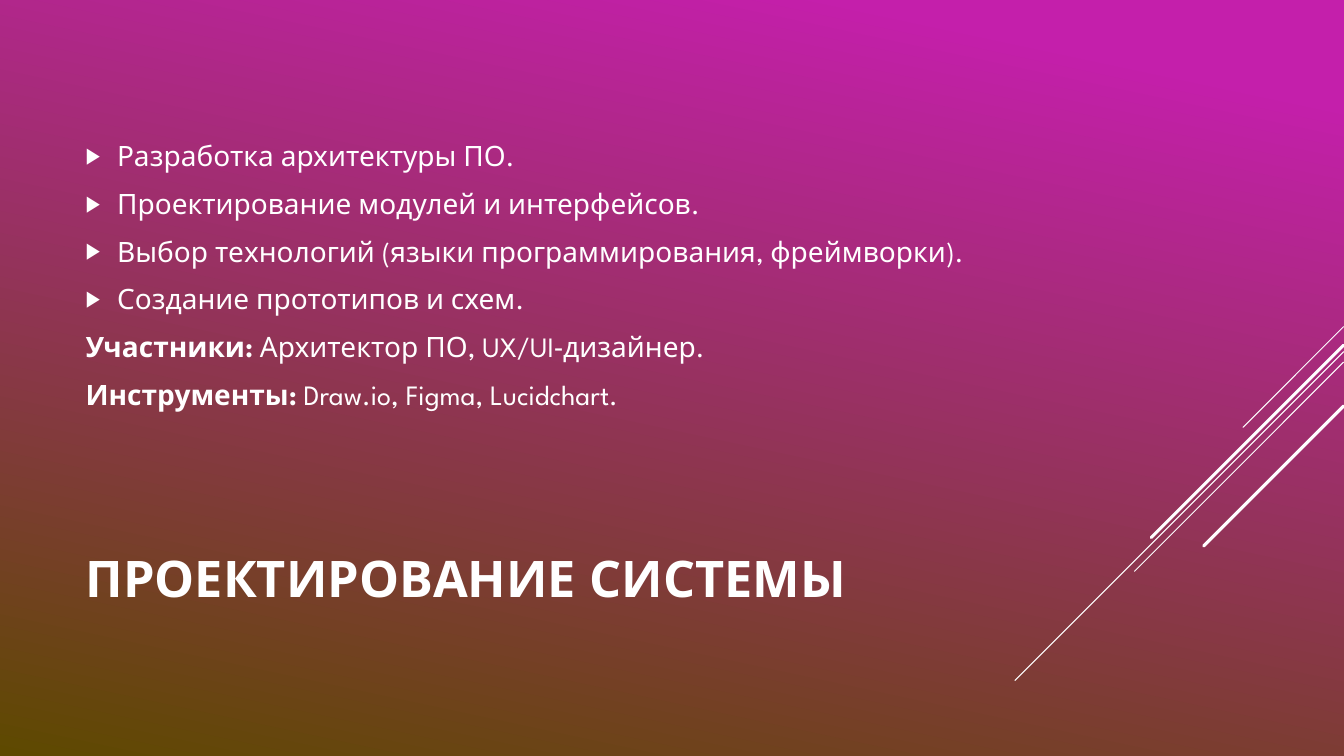
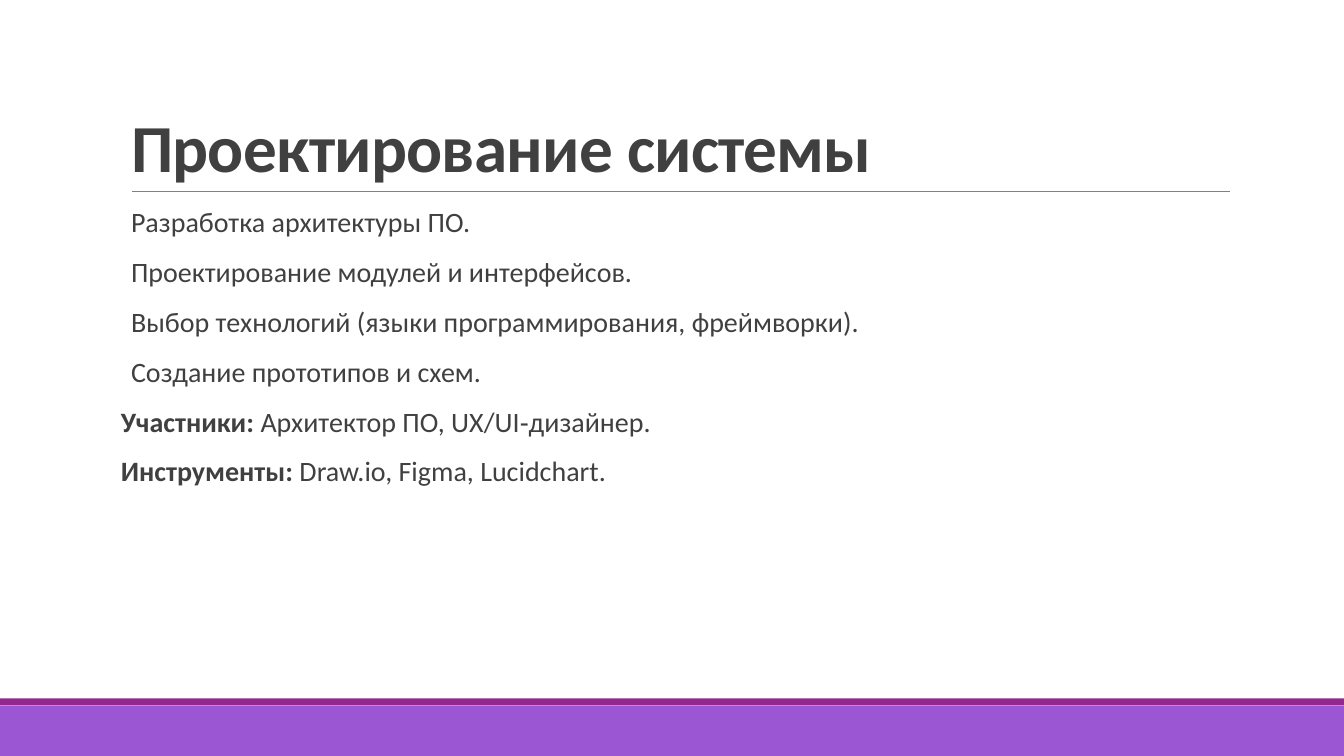
Before and after one commit to ArSu7/-, a slide deck: slide 6 of Жизненный.pptx. Drawn at 1344x756 pixels with LibreOffice and Linux fonts; fonts in the diff are those of the drawing. Boxes give left, top, right and bottom in pixels: in the first picture for what was removed or moved away, otherwise in the second. Text is boxed around its words. In the diff, an @@ line names an element or a change of style, - is before the commit and + after.

```diff
--- a/Жизненный.pptx
+++ b/Жизненный.pptx
@@ background gradient #C51FAB to #5E4A00 to #FFFFFF @@
@@ title "Проектирование системы" at (131, 128, 871, 183): vertical alignment middle to bottom @@
@@ title at (131, 128, 871, 183): text changed; size 36 to 48 pt; font League Spartan to Calibri; text colour #FFFFFF to #404040 @@
-ПРОЕКТИРОВАНИЕ СИСТЕМЫ
+Проектирование системы
@@ text "Разработка архитектуры ПО.": place and size @@
-text "Разработка архитектуры ПО." at (86, 144, 946, 412)
+text "Разработка архитектуры ПО." at (121, 213, 859, 486)
@@ text "Разработка архитектуры ПО." at (121, 213, 859, 486): font League Spartan to Calibri, text colour #FFFFFF to #404040; bullet ▶ to  ; line spacing 1 to 0.9; more space between paragraphs; bullet colour #FFFFFF to #92278F; vertical alignment middle to top @@
@@ line added from (132, 192) to (1231, 192), #808080 0.5 pt @@
@@ group removed at (1015, 327, 1344, 681): 5 lines @@
@@ rectangle added at (0, 706, 1344, 756), fill #9B57D3 @@
@@ rectangle added at (0, 699, 1344, 706), fill #92278F @@
```
Also in this commit, not shown: 16 other slides changed.
